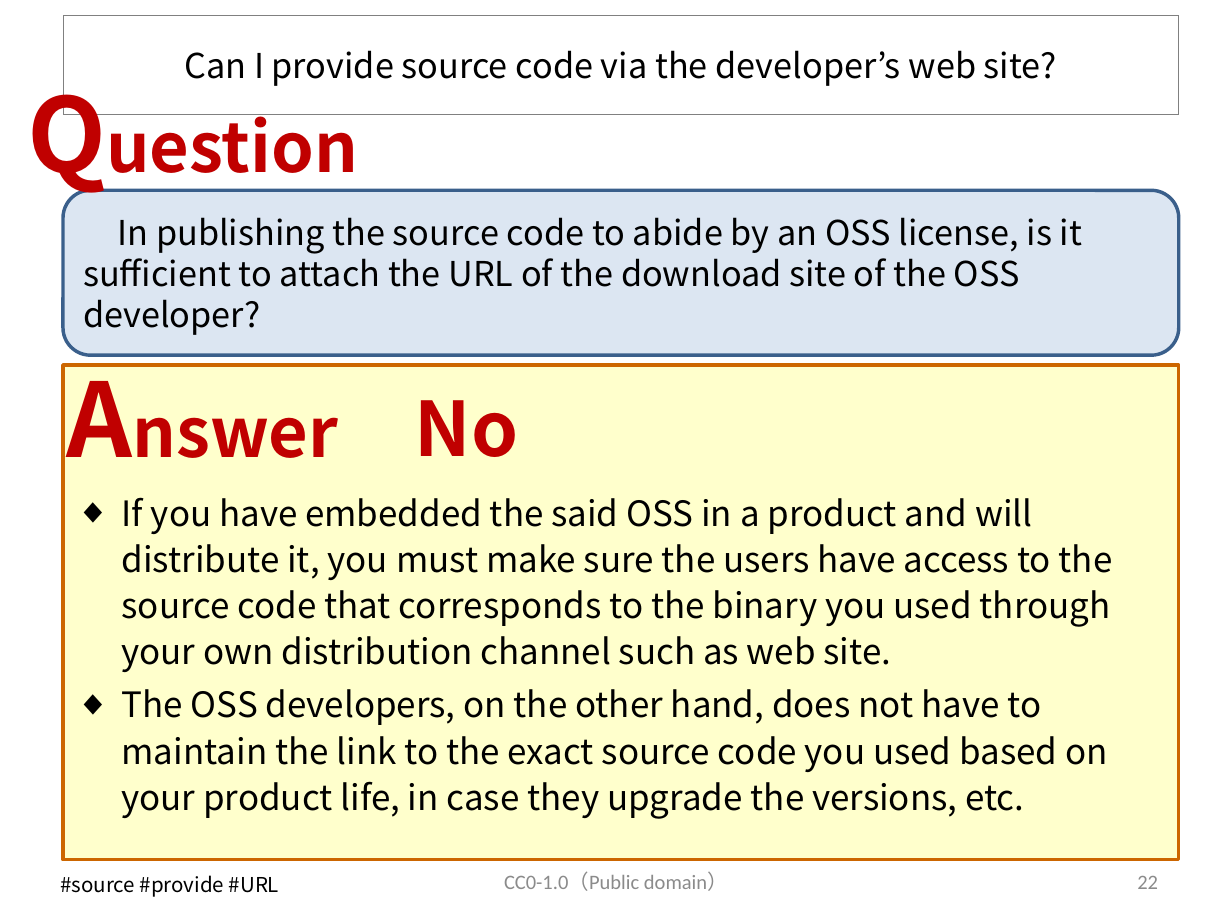
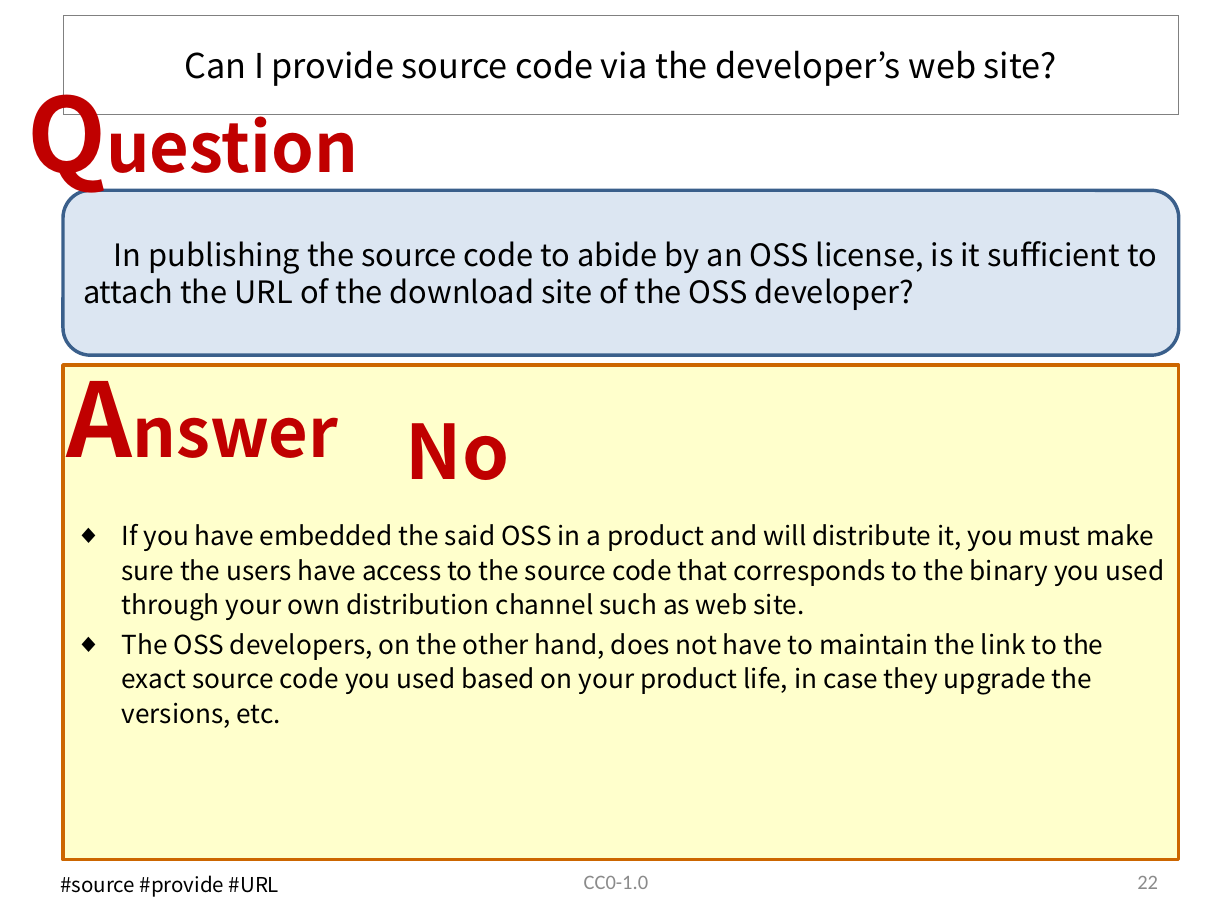
Before and after one commit to OpenChain-Project/OpenChain-JWG, a slide deck: slide 23 of Education_Material/FAQ/Misunderstandings_of_OSS_licenses_CC0.pptx. Drawn at 1232x924 pixels with LibreOffice and Linux fonts; fonts in the diff are those of the drawing. Boxes give left, top, right and bottom in pixels: in the first picture for what was removed or moved away, otherwise in the second. Text is boxed around its words. In the diff, an @@ line names an element or a change of style, - is before the commit and + after.

Commit message:
Frequent Misunderstandings of OSS licenses V7

```diff
--- a/Education_Material/FAQ/Misunderstandings_of_OSS_licenses_CC0.pptx
+++ b/Education_Material/FAQ/Misunderstandings_of_OSS_licenses_CC0.pptx
@@ rounded rectangle "In publishing the source code ..." at [63,191,1179,356]: size 20 to 18 pt @@
@@ text "No": place and size @@
-text "No" at [415,400,519,457]
+text "No" at [406,423,510,480]
@@ text "If you have embedded the ...": place and size @@
-text "If you have embedded the ..." at [122,497,1113,819]
+text "If you have embedded the ..." at [122,524,1165,728]
@@ text "If you have embedded the ..." at [122,524,1165,728]: size 20.4 to 15.3 pt; less space between paragraphs @@
@@ text at [584,876,648,889]: text changed @@
-CC0-1.0（Public domain）
+CC0-1.0
```
Also in this commit, not shown: 51 other slides changed, 5 slides added.
